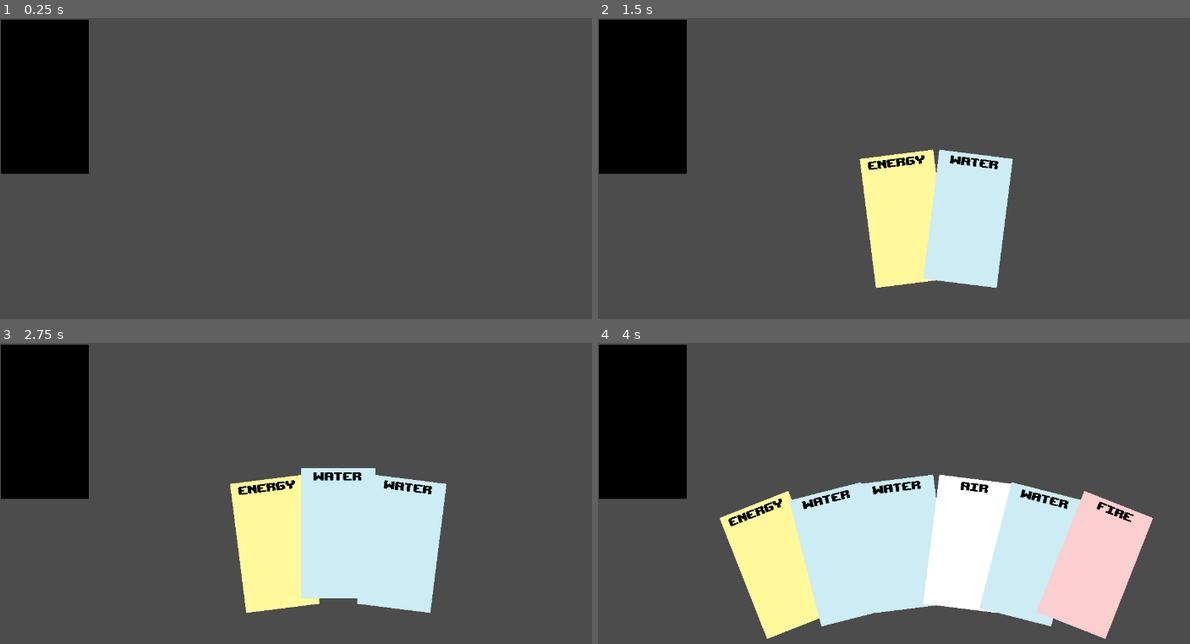
Above: before the commit, frames 1-4 (two rows, left to right).
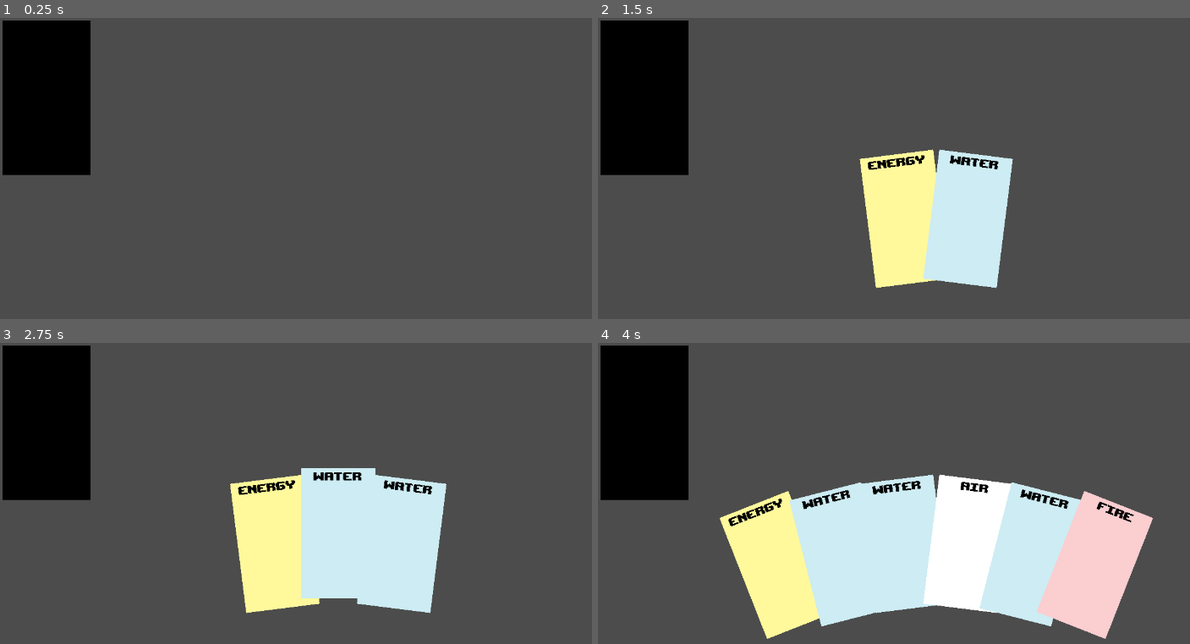
Above: after the commit, the same moments.

Repository: HenriqueCamillo/Auauquimia
Game: Godot game, scene res://scenes/Hand.tscn
The game is run twice, just before and just after one commit, with the same random seed, the same clock (stepped at 60 frames per second) and the same inputs. The project has no main scene, so this scene is started directly.
Inputs (mouse positions are in pixels of both pictures, inside the frame that each line leads up to):
- Up to frame 1 (0.25 s): no input
- Up to frame 2 (1.5 s): tap Enter at 0.5 s; move the mouse to (1083, 189) at 0.52 s; press the mouse at (1083, 189) at 0.53 s; tap Space (ui_select) at 0.77, 1.25 s; move the mouse to (799, 228) at 1.27 s; release the mouse at (799, 228) at 1.28 s; click (799, 228) at 1.35 s
- Up to frame 3 (2.75 s): tap Space (ui_select) at 1.52 s; tap Enter at 2 s; move the mouse to (408, 448) at 2.02 s; press the mouse at (408, 448) at 2.03 s
- Up to frame 4 (4 s): tap Space (ui_select) at 2.75, 3.02, 3.77 s; move the mouse to (899, 607) at 2.77 s; release the mouse at (899, 607) at 2.78 s; click (899, 607) at 2.85 s; tap Enter at 3.5 s; move the mouse to (1136, 589) at 3.52 s; press the mouse at (1136, 589) at 3.53 s

The runs differ from the first frame. In frame 1, 0.4% of the frame differs, in the area x 0-16%, y 0-53%; in frame 2, 0.4%; in frame 3, 0.4%; in frame 4, 0.4%.

Commit message:
THE FREAKING SLOT IS WORKING!!

Diff:
--- a/scenes/Hand.tscn
+++ b/scenes/Hand.tscn
@@ -13,4 +13,4 @@
 offset = Vector2( 120, 40 )
 
 [node name="Target" parent="." instance=ExtResource( 3 )]
-position = Vector2( -638.453, -356.715 )
+position = Vector2( -549.842, -209.031 )
--- a/scenes/Target.tscn
+++ b/scenes/Target.tscn
@@ -9,11 +9,14 @@
 script = ExtResource( 1 )
 
 [node name="Slot" type="TextureRect" parent="."]
-margin_right = 170.0
-margin_bottom = 292.0
+anchor_left = 0.5
+anchor_top = 0.5
+anchor_right = 0.5
+anchor_bottom = 0.5
+margin_left = -85.0
+margin_top = -146.0
+margin_right = 85.0
+margin_bottom = 146.0
 texture = ExtResource( 2 )
 expand = true
 stretch_mode = 5
-
-[connection signal="mouse_entered" from="Slot" to="." method="onMouseEnter"]
-[connection signal="mouse_exited" from="Slot" to="." method="onMouseExit"]
--- a/scripts/Card.gd
+++ b/scripts/Card.gd
@@ -82,7 +82,7 @@
 		z_index = originalZ
 	else:
 		destiny.add_child($".")
-		position = Vector2(0,0)
+		global_position = destiny.global_position
 		destiny.interact()
 
 func shift(offset, count, rot):
--- a/scripts/Hand.gd
+++ b/scripts/Hand.gd
@@ -51,15 +51,13 @@
 
 func grabCard(card):
 	cardOnHand = card
-	get_tree().call_group("target","beAware")
+	get_tree().call_group("target","beAware", card)
 
 func chooseSlot(slot):
 	chosenSlot = slot
-	print("achou")
 
 func forgetSlot():
 	chosenSlot = null
-	print("sumiu!")
 
 func releaseCard():
 	get_tree().call_group("target","goSleep")
--- a/scripts/Target.gd
+++ b/scripts/Target.gd
@@ -5,34 +5,33 @@
 signal enter
 signal exit
 
-var target = Vector2(0,0)
+var target = null
+var limit = 80
 
 # Called when the node enters the scene tree for the first time.
 func _ready():
 	pass # Replace with function body.
 
 # Called every frame. 'delta' is the elapsed time since the previous frame.
-#func _process(delta):
+func _process(delta):
+	if searching:
+		var distance = (global_position - target.global_position).length()
+		if !highlight && distance <= limit:
+			highlight = true
+			get_tree().call_group("hand","chooseSlot", $".")
+		elif highlight && distance > limit:
+			highlight = false
+			get_tree().call_group("hand","forgetSlot")
 #	pass
 
-func beAware():
+func beAware(card):
 	searching = true
+	target = card
 
 func goSleep():
 	searching = false
 	highlight = false
-
-func onMouseEnter():
-	if searching:
-		highlight = true
-		get_tree().call_group("hand","chooseSlot", $".")
-	pass # Replace with function body.
-
-func onMouseExit():
-	if searching && highlight:
-		highlight = false
-		get_tree().call_group("hand","forgetSlot")
-	pass # Replace with function body.
+	target = null
 
 func interact():
 	print("LEEEEROOOOOOYYY")
